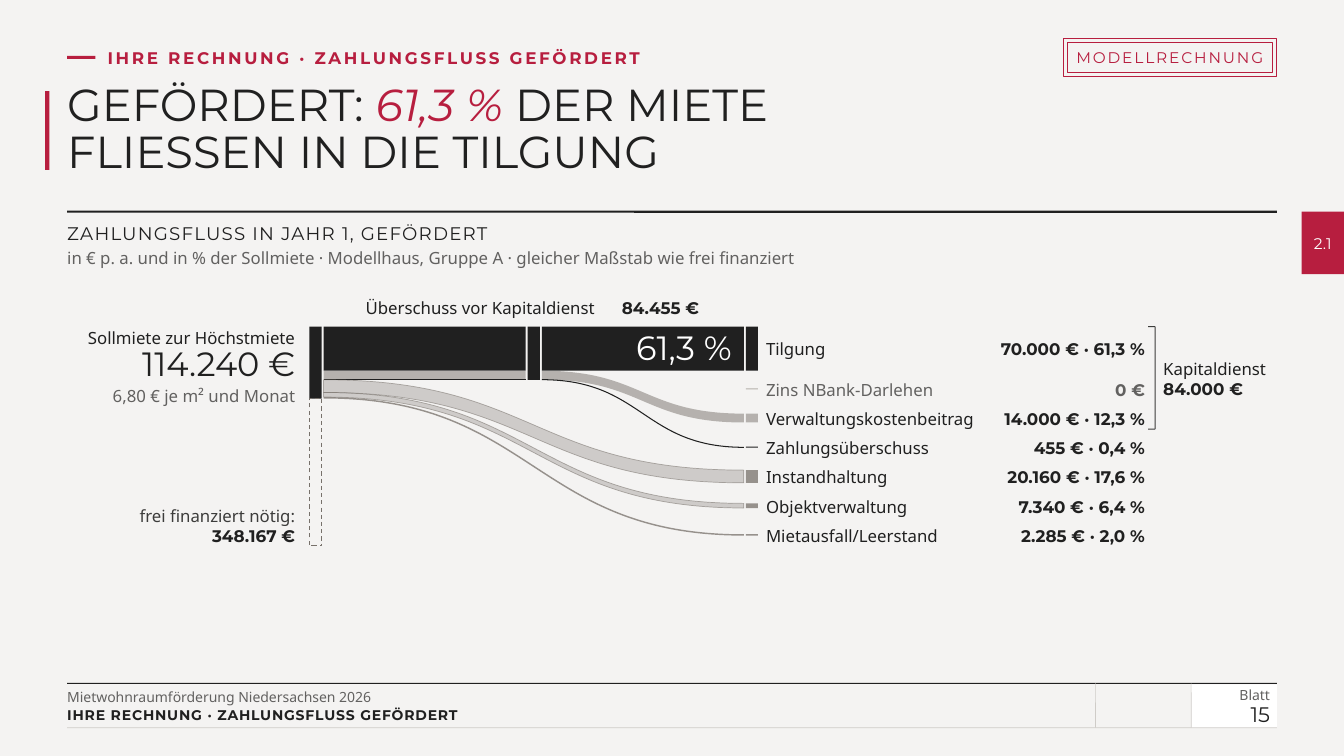
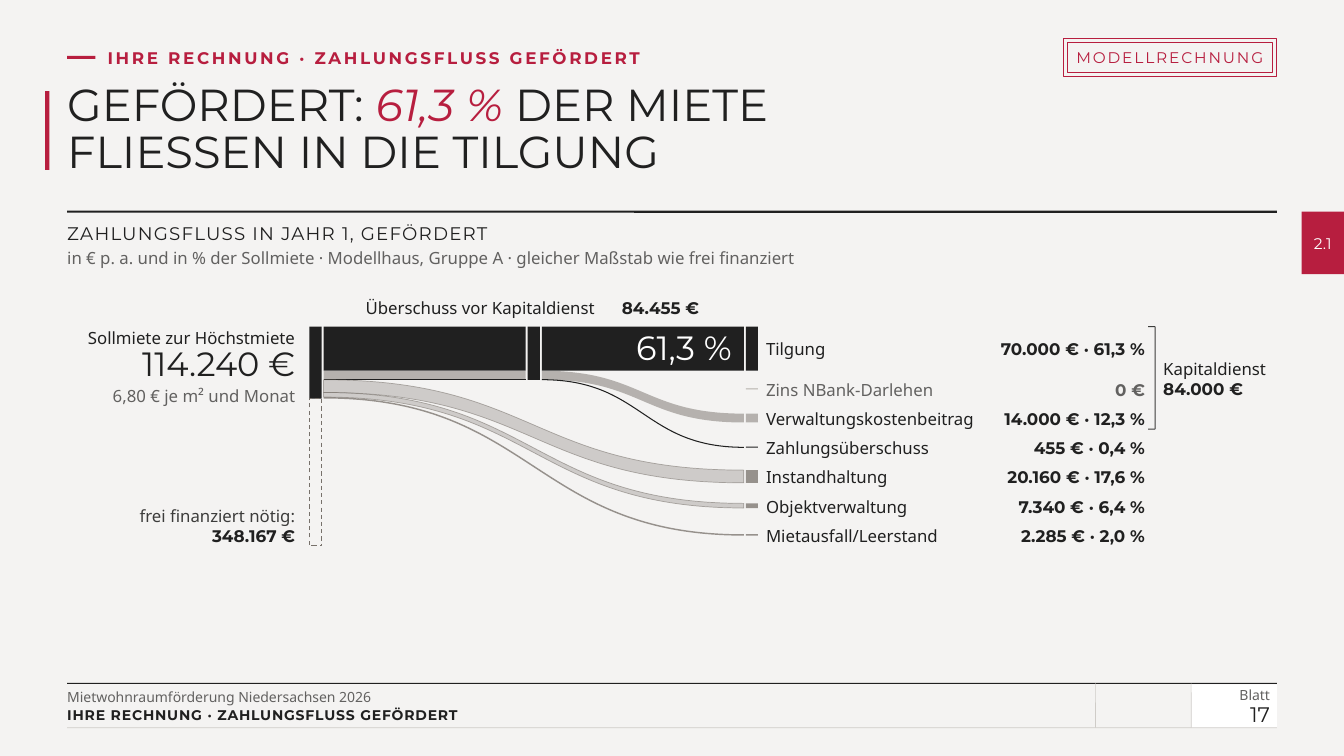
Before and after one commit to vgedaschko/NBank, a slide deck: slide 17 of praesentation/dist/PGN-Mietwohnraumfoerderung-Niedersachsen-2026-Vortrag.pptx (slide 15 before the commit). Drawn at 1344x756 pixels with LibreOffice and Linux fonts; fonts in the diff are those of the drawing; background and template pictures are left out. Boxes give left, top, right and bottom in pixels: in the first picture for what was removed or moved away, otherwise in the second. Text is boxed around its words. In the diff, an @@ line names an element or a change of style, - is before the commit and + after.

```diff
--- a/praesentation/dist/PGN-Mietwohnraumfoerderung-Niedersachsen-2026-Vortrag.pptx
+++ b/praesentation/dist/PGN-Mietwohnraumfoerderung-Niedersachsen-2026-Vortrag.pptx
@@ text at bbox=[1250, 707, 1270, 722]: text changed @@
-15
+17
```
Also in this commit, not shown: 24 other slides changed, 3 slides added, 47 other files.
